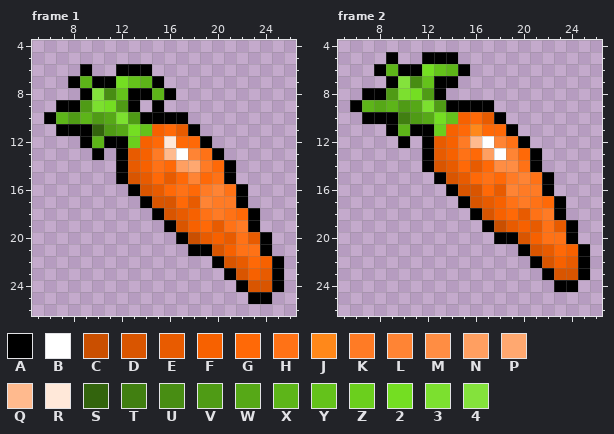
A animated GIF sprite gets an edit: styles/assets/carrot.gif. Above is the file before it was changed.
Colours within 5 levels of each other are drawn and written as one. Shown: frame 1: x 5..26, y 4..26; frame 2: x 5..26, y 4..26.
Palette (. is transparent): A #000000  B #ffffff  C #ca4f00  D #d95500  E #e85b00  F #f76100  G #ff6907  H #ff7216  J #ff881a  K #ff7b25  L #ff8434  M #ff8d43  N #ff9f61  P #ffa870  Q #ffba8e  R #ffe8d9  S #33640d  T #417f11  U #488d13  V #4f9b15  W #56a817  X #5db519  Y #64c21b  Z #6bcf1d  2 #74de22  3 #7ce02f  4 #84e23c
After:
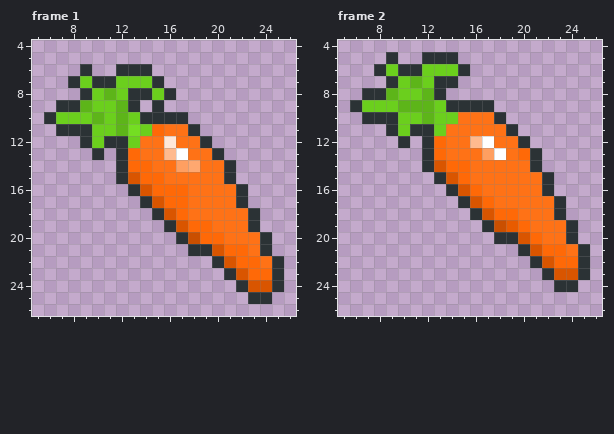
Diff:
file 320x320 -> 640x640 pixels (blocks of 10x10 -> 20x20; one block is one cell here)
@@ palette @@
-A #000000
+A #2b3235
--- frame 1
@@ x 5..26 @@
  6 ....A..AAA............
- 7 ...AXAA2YXA...........
- 8 ....A4UYAAXA..........
- 9 ..AAV32VA.A...........
-10 .AXVXVW3VAAAA.........
-11 ..AAASVW2YFGEA........
-12 ....AXAAZFGRGGA.......
-13 .....A.AEFKQBLHA......
-14 .......AEFHGNPKGA.....
-15 .......ADEGEGLGHA.....
-16 ........ADEGHGKLHA....
-17 .........ADDGELKKA....
-18 ..........ADEFHKHGA...
-19 ...........ADFGEHKA...
-20 ............ACEFEHEA..
-21 .............AADFHHA..
-22 ...............ADEGFA.
-23 ................ADFEA.
+ 7 ...AZAAZZZA...........
+ 8 ....AZXZAAZA..........
+ 9 ..AAXZZXA.A...........
+10 .AZZZXZXZAAAA.........
+11 ..AAAZZX2ZGHHA........
+12 ....AZAAZHHRHHA.......
+13 .....A.AGHHQBHHA......
+14 .......AGGHHNPHHA.....
+15 .......ADGGHHHHHA.....
+16 ........ADGGGHHHHA....
+17 .........ADGGHHHHA....
+18 ..........ADGHHHHHA...
+19 ...........ADGGHHHA...
+20 ............ACGGHHHA..
+21 .............AADGGHA..
+22 ...............ADGGHA.
+23 ................ADGGA.
 24 .................ADDA.
--- frame 2
@@ x 5..26 @@
  5 ....A..AAA............
- 6 ...AXAA2YXA...........
- 7 ....A4UYAA............
- 8 ..AAV32VA.............
- 9 .AXWXVW3VAAAA.........
-10 ..AAATVW2YFGEA........
-11 ....AXAAZFGJGGA.......
-12 .....A.AEFKQBLHA......
-13 .......AEFHGNBLGA.....
-14 .......ADEGEGMMHA.....
-15 ........ADEGHGKLHA....
-16 .........ADDGELKKA....
-17 ..........ADEFHKHGA...
-18 ...........ADFGEHKA...
-19 ............ACEFEHEA..
-20 .............AADFHHA..
-21 ...............ADEGFA.
-22 ................ADFEA.
+ 6 ...AZAAZZZA...........
+ 7 ....AZXZAA............
+ 8 ..AAXZZXA.............
+ 9 .AZZZXXXZAAAA.........
+10 ..AAAZZXZZHHHA........
+11 ....AZAAZHHHHHA.......
+12 .....A.AGHHQBHHA......
+13 .......AGHHHNBHGA.....
+14 .......ADGGHHHHHA.....
+15 ........ADGHHHHHHA....
+16 .........ADGHHHHHA....
+17 ..........ADGHHHHHA...
+18 ...........ADGGHHHA...
+19 ............ACEGHHHA..
+20 .............AADGHHA..
+21 ...............ADGGHA.
+22 ................ADGGA.
 23 .................ADDA.
Where, in picture pixels (left, top, right, bottom), the same in both pictures:
changed: (44, 64, 284, 304)
changed: (350, 52, 590, 292)
